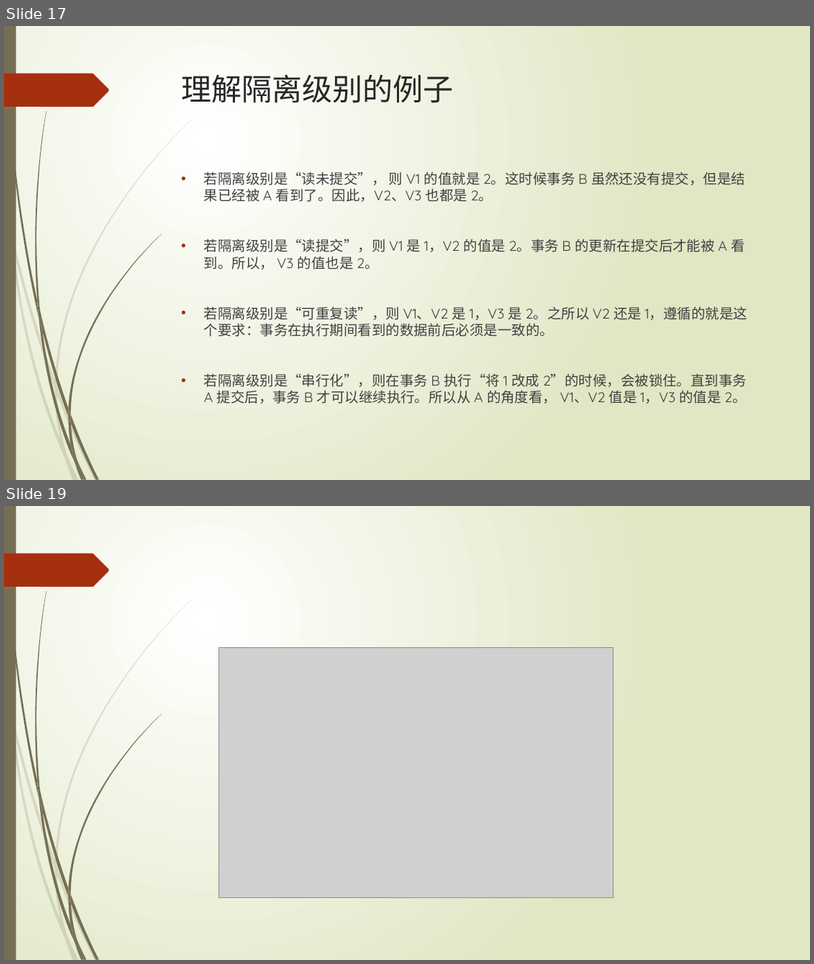
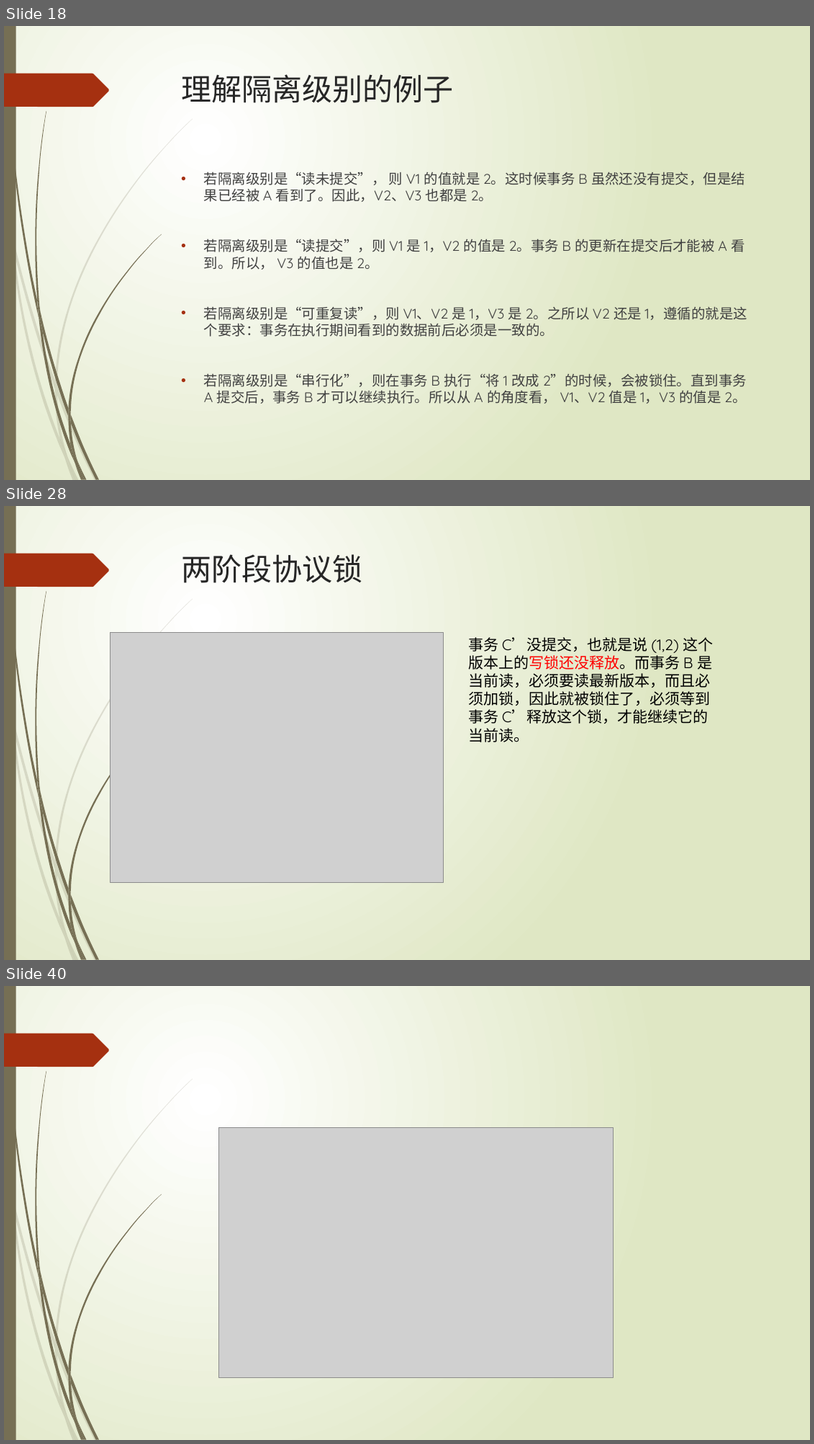
Before and after one commit to TopSpoofer/learning, a slide deck: mysql/mysql的事务实现.pptx. Shown one above the other, each under a label of ours: slides 17 and 19 before the commit, slides 18, 28 and 40 after it; the slides between them are not shown. The pictures are 814x964 and 814x1444 pixels, drawn with LibreOffice and Linux fonts; fonts in the diff are those of the drawing; grey boxes stand for pictures. Boxes give left, top, right and bottom in pixels: in the first picture for what was removed or moved away, otherwise in the second. Text is boxed around its words. In the diff, an @@ line names an element or a change of style, - is before the commit and + after.

Commit message:
完善mysql事务ppt

```diff
--- a/mysql/mysql的事务实现.pptx
+++ b/mysql/mysql的事务实现.pptx
@@ slide 28 added at box(4, 506, 810, 960), background gradient #FFFFFF to #DFE8C4; not listed: 24 template elements that a slide beside it also shows @@
@@ title added at box(182, 554, 363, 583), 36 pt, text #262626 @@
+两阶段协议锁
@@ picture added at box(111, 632, 444, 882) @@
@@ text added at box(468, 637, 714, 742), 18 pt, text #000000 @@
+事务 C’没提交，也就是说 (1,2) 这个版本上的写锁还没释放。而事务 B 是当前读，必须要读最新版本，而且必须加锁，因此就被锁住了，必须等到事务 C’释放这个锁，才能继续它的当前读。
@@ what was slide 17 is now slide 18 @@
@@ what was slide 19 is now slide 40 @@
```
Also in this commit, not shown: 21 other slides added, 1 slide removed, 1 other file.
